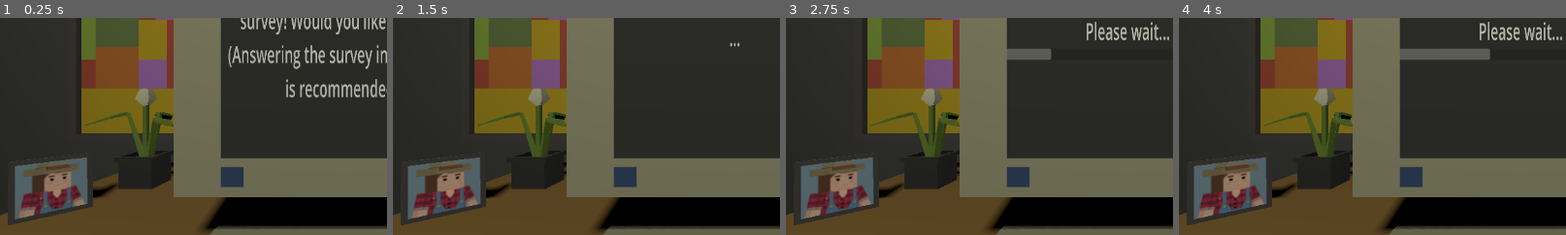
Above: before the commit, frames 1-4 (left to right).
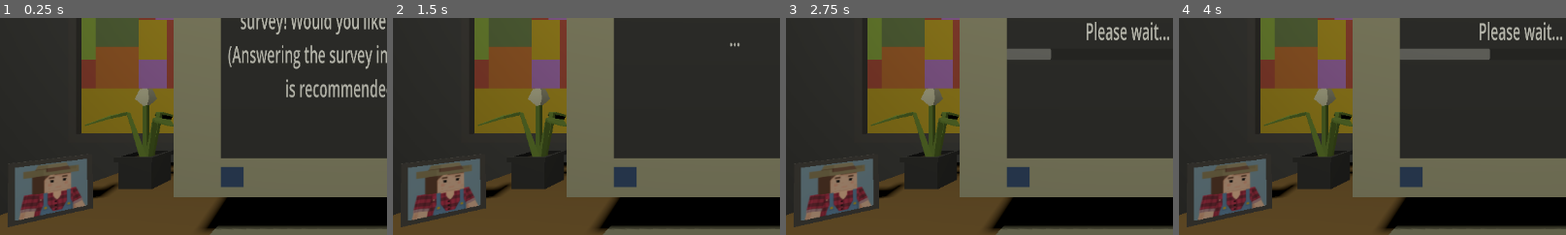
Above: after the commit, the same moments.

Repository: 69ShadesOfPeanut/Practice-Jam-3
Game: Godot game, scene res://Scenes/office.tscn
Same seed, same stepped clock (60 frames per second), same inputs: the game is played once before the commit and once after it.
Inputs:
- Up to frame 1 (0.25 s): no input
- Up to frame 2 (1.5 s): click "Yes" at 0.5 s; tap Enter at 1.25 s
- Up to frame 3 (2.75 s): tap Space at 2 s
- Up to frame 4 (4 s): tap Enter at 2.75 s; tap Space at 3.5 s
The pictures show only the part of the screen within x 6-56%, y 33-83%; the shares and areas given below are measured in that part.

The runs differ from the first frame. In frame 1, 1.2% of the frame differs, in the area x 2-25%, y 64-97%; in frame 2, 1.2%; in frame 3, 1.2%; in frame 4, 1.2%.

Commit message:
Update office.tscn

Diff:
--- a/Scenes/office.tscn
+++ b/Scenes/office.tscn
@@ -124,7 +124,7 @@
 omni_attenuation = 0.450625
 
 [node name="PhotoFrame" parent="Level/Objects/table" instance=ExtResource("8_7enif")]
-transform = Transform3D(-0.733493, 0, 0.679697, 0, 1, 0, -0.679697, 0, -0.733493, 0.314795, 1.57608, 1.52062)
+transform = Transform3D(-0.733493, 0, 0.679697, 0, 1, 0, -0.679697, 0, -0.733493, 0.314795, 1.56747, 1.52062)
 
 [node name="Painting" parent="Level/Objects" instance=ExtResource("7_5njab")]
 transform = Transform3D(1, 0, 0, 0, 1, 0, 0, 0, 1, -0.923331, 0.665505, -2.48935)
